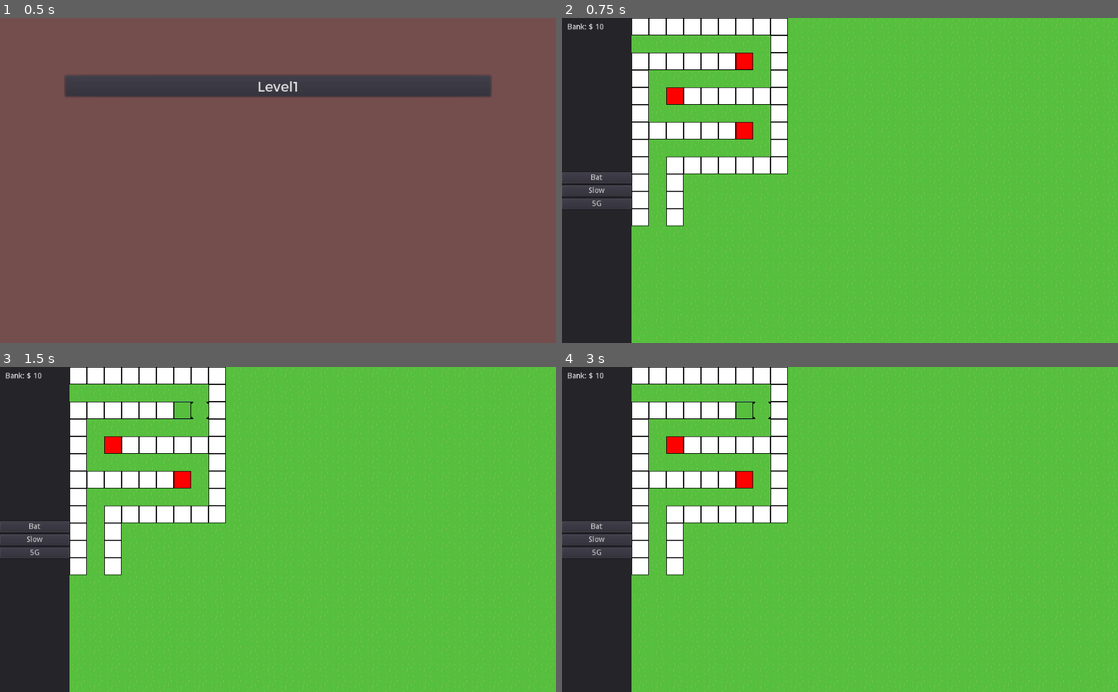
Above: before the commit, frames 1-4 (two rows, left to right).
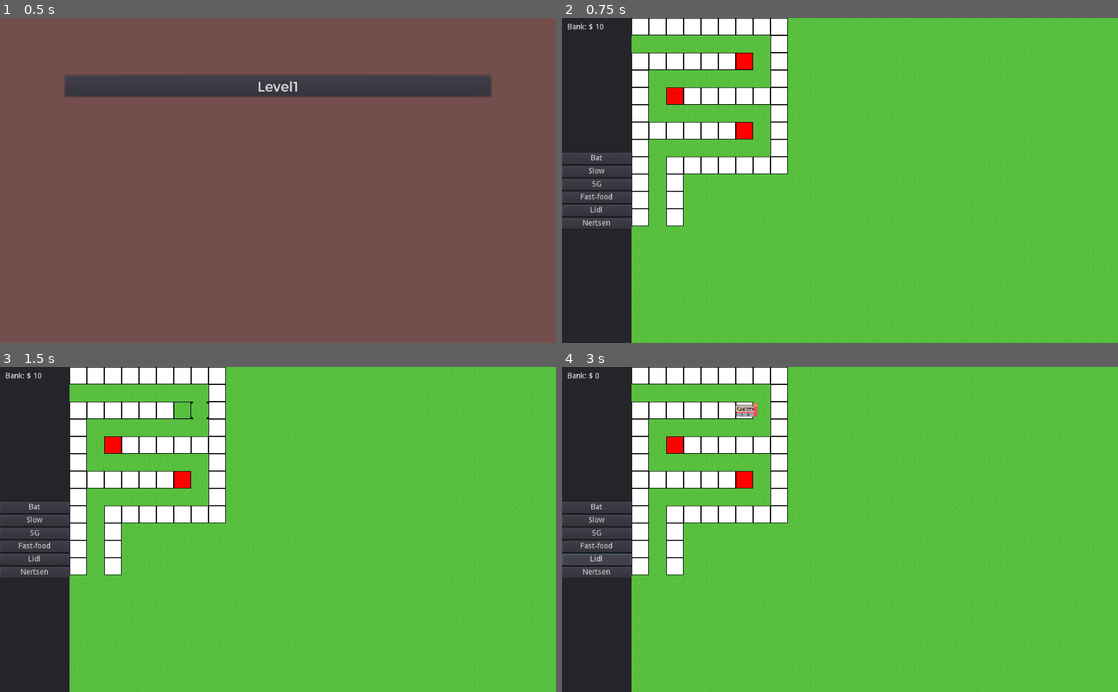
Above: after the commit, the same moments.

Repository: S-D-V-A-S-M-V-V-I-C-T-S-S-BAGGER/CovidTowerDefense
Game: Godot game, scene res://Menus/MainMenu/MainMenu.tscn
The game is run twice, just before and just after one commit, with the same random seed, the same clock (stepped at 60 frames per second) and the same inputs.
Inputs (mouse positions are in pixels of both pictures, inside the frame that each line leads up to):
- Up to frame 1 (0.5 s): no input
- Up to frame 2 (0.75 s): click "Level1" at 0.5 s
- Up to frame 3 (1.5 s): click (183, 409) at 1.27 s
- Up to frame 4 (3 s): click (595, 545) at 2 s, where only the run after the commit has a clickable "Fast-food"; click (595, 558) at 2.75 s, where only the run after the commit has a clickable "Lidl"

Frame 1 is identical in both runs. In frame 2, 1.3% of the frame differs, in the area x 0-13%, y 41-65%; in frame 3, 1.3%; in frame 4, 1.8%, in the area x 0-38%, y 1-65%.

Commit message:
add towers to HUD

Diff:
--- a/Gui/HUD.tscn
+++ b/Gui/HUD.tscn
@@ -6,6 +6,9 @@
 [ext_resource path="res://Towers/BatTower.tscn" type="PackedScene" id=4]
 [ext_resource path="res://Towers/CellTower.tscn" type="PackedScene" id=5]
 [ext_resource path="res://Towers/Tower.tscn" type="PackedScene" id=6]
+[ext_resource path="res://Towers/LidlTower.tscn" type="PackedScene" id=7]
+[ext_resource path="res://Towers/NertsTower.tscn" type="PackedScene" id=8]
+[ext_resource path="res://Towers/FastfoodTower.tscn" type="PackedScene" id=9]
 
 [node name="HUD" type="MarginContainer"]
 anchor_right = 1.0
@@ -76,31 +79,55 @@
 bat_tower = ExtResource( 4 )
 slow_tower = ExtResource( 6 )
 cell_tower = ExtResource( 5 )
+fastfood_tower = ExtResource( 9 )
+lidl_tower = ExtResource( 7 )
+nerts_tower = ExtResource( 8 )
 
 [node name="BatTower" type="Button" parent="SideBar/TowerOptions"]
-margin_top = 247.0
+margin_top = 211.0
 margin_right = 128.0
-margin_bottom = 267.0
+margin_bottom = 231.0
 text = "Bat"
 __meta__ = {
 "_edit_use_anchors_": false
 }
 
 [node name="SlowTower" type="Button" parent="SideBar/TowerOptions"]
-margin_top = 271.0
+margin_top = 235.0
 margin_right = 128.0
-margin_bottom = 291.0
+margin_bottom = 255.0
 text = "Slow"
 __meta__ = {
 "_edit_use_anchors_": false
 }
 
 [node name="CellTower" type="Button" parent="SideBar/TowerOptions"]
-margin_top = 295.0
+margin_top = 259.0
 margin_right = 128.0
-margin_bottom = 315.0
+margin_bottom = 279.0
 text = "5G"
+
+[node name="FastfoodTower" type="Button" parent="SideBar/TowerOptions"]
+margin_top = 283.0
+margin_right = 128.0
+margin_bottom = 303.0
+text = "Fast-food"
+
+[node name="LidlTower" type="Button" parent="SideBar/TowerOptions"]
+margin_top = 307.0
+margin_right = 128.0
+margin_bottom = 327.0
+text = "Lidl"
+
+[node name="NertsTower" type="Button" parent="SideBar/TowerOptions"]
+margin_top = 331.0
+margin_right = 128.0
+margin_bottom = 351.0
+text = "Nertsen"
 
 [connection signal="pressed" from="SideBar/TowerOptions/BatTower" to="SideBar/TowerOptions" method="_on_BatTower_pressed"]
 [connection signal="pressed" from="SideBar/TowerOptions/SlowTower" to="SideBar/TowerOptions" method="_on_SlowTower_pressed"]
 [connection signal="pressed" from="SideBar/TowerOptions/CellTower" to="SideBar/TowerOptions" method="_on_CellTower_pressed"]
+[connection signal="pressed" from="SideBar/TowerOptions/FastfoodTower" to="SideBar/TowerOptions" method="_on_FastfoodTower_pressed"]
+[connection signal="pressed" from="SideBar/TowerOptions/LidlTower" to="SideBar/TowerOptions" method="_on_LidlTower_pressed"]
+[connection signal="pressed" from="SideBar/TowerOptions/NertsTower" to="SideBar/TowerOptions" method="_on_NertsTower_pressed"]
Not shown: 1 places in Gui/HUD.tscn that only renumber resources
